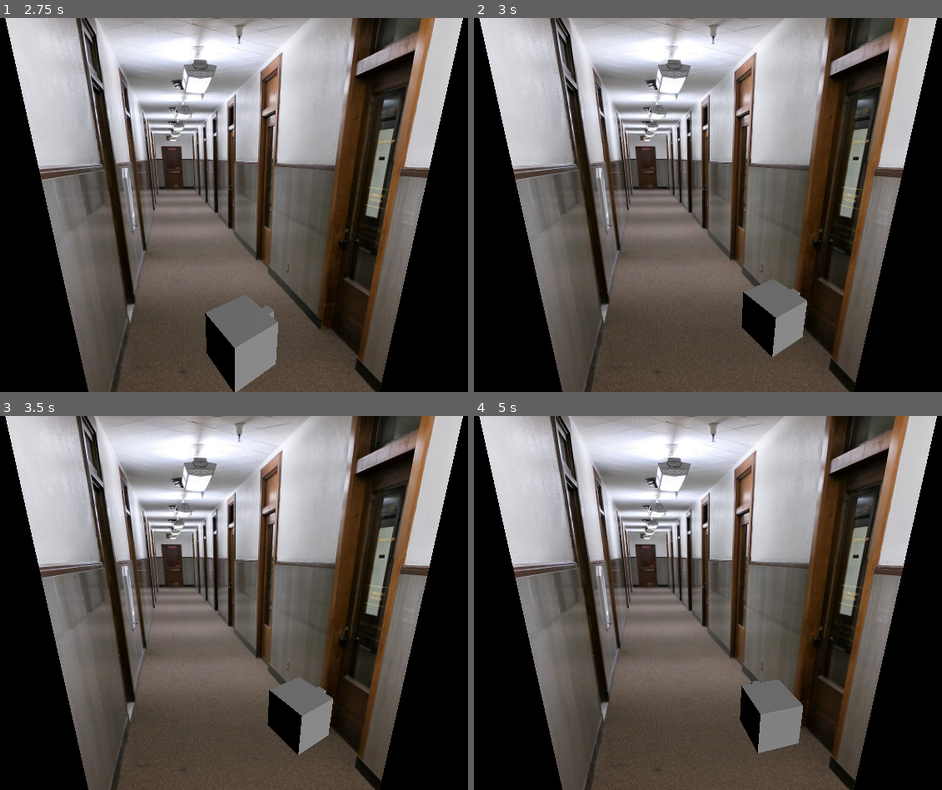
Above: before the commit, frames 1-4 (two rows, left to right).
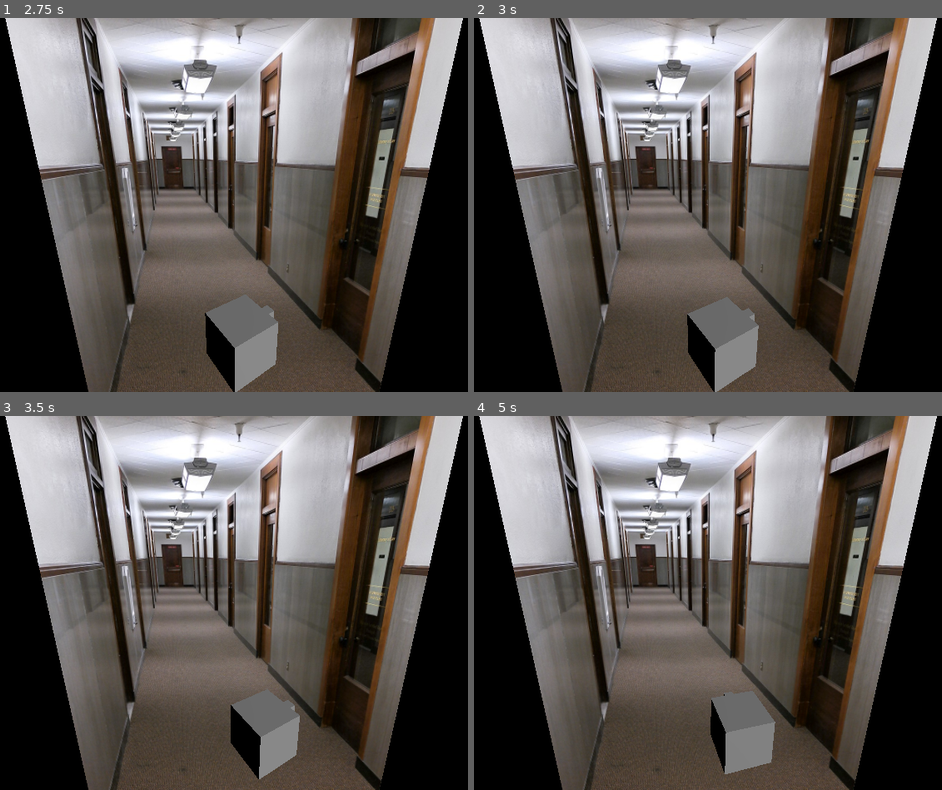
Above: after the commit, the same moments.

Repository: Noodledoodlemacaroodle/Godot-Experiments
Game: Godot game, scene res://main.tscn
The game is run twice, just before and just after one commit, with the same random seed, the same clock (stepped at 60 frames per second) and the same inputs.
Inputs:
- Up to frame 1 (2.75 s): tap Enter (ui_accept) at 0.5, 0.77, 1.52 s; hold Right (ui_right) 0.53-1.28 s; hold Down (ui_down) 1.28-2.03 s; hold Right (ui_right) from 2.03 s (still down)
- Up to frame 2 (3 s): release Right (ui_right) at 2.78 s; hold Up (ui_up) from 2.78 s (still down)
- Up to frame 3 (3.5 s): keep holding Up (ui_up); tap Enter (ui_accept) at 3.02 s
- Up to frame 4 (5 s): release Up (ui_up) at 3.53 s; hold Left (ui_left) from 3.53 s (still down); tap Enter (ui_accept) at 3.77, 4.52 s

Frame 1 is identical in both runs. In frame 2, 4.6% of the frame differs, in the area x 45-72%, y 69-100%; in frame 3, 3.9%; in frame 4, 3.2%.

Commit message:
changed speed of char, and added .blend file

Diff:
--- a/Godot Projects/FixedCameraExperiment/player.gd
+++ b/Godot Projects/FixedCameraExperiment/player.gd
@@ -15,7 +15,7 @@
 
 	var facing = global_transform.basis.z
 	if Input.is_action_pressed("ui_up"):
-		velocity = (facing * 500 )* delta
+		velocity = (facing * 50 )* delta
 	else:
 		velocity.x = move_toward(velocity.x, 0, 10 * delta)
 		velocity.z = move_toward(velocity.z, 0, 10 * delta)
Not shown, added: Godot Projects/Blender Files/humanoid.blend
